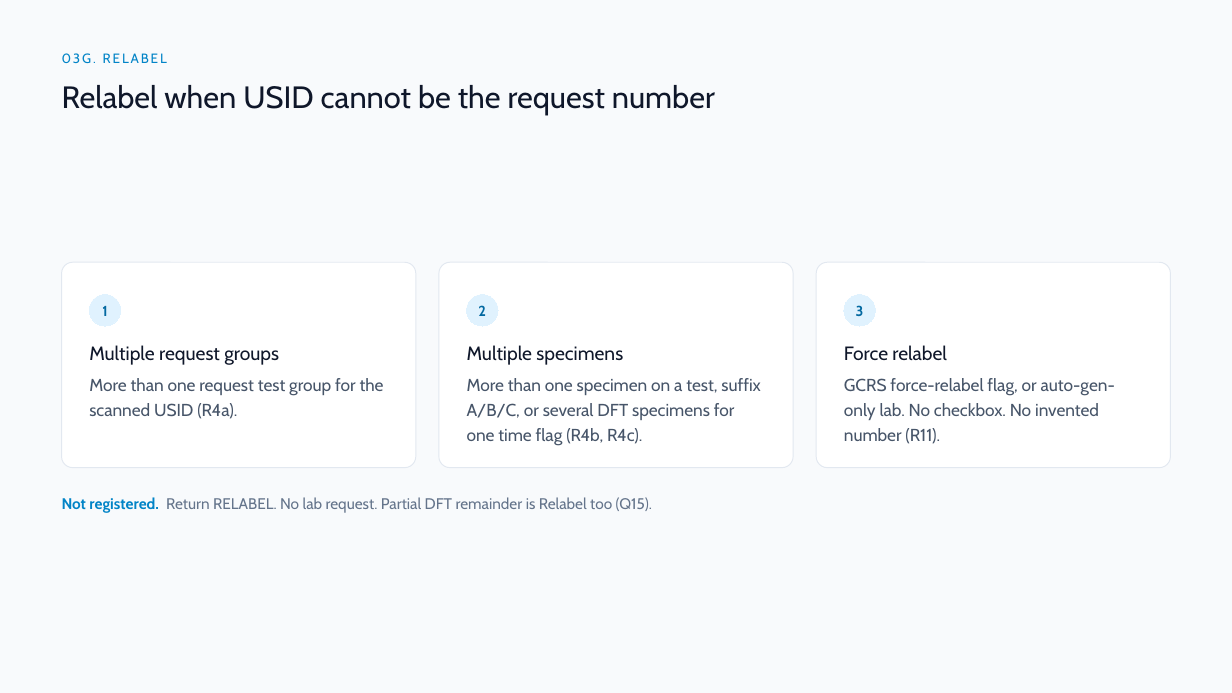
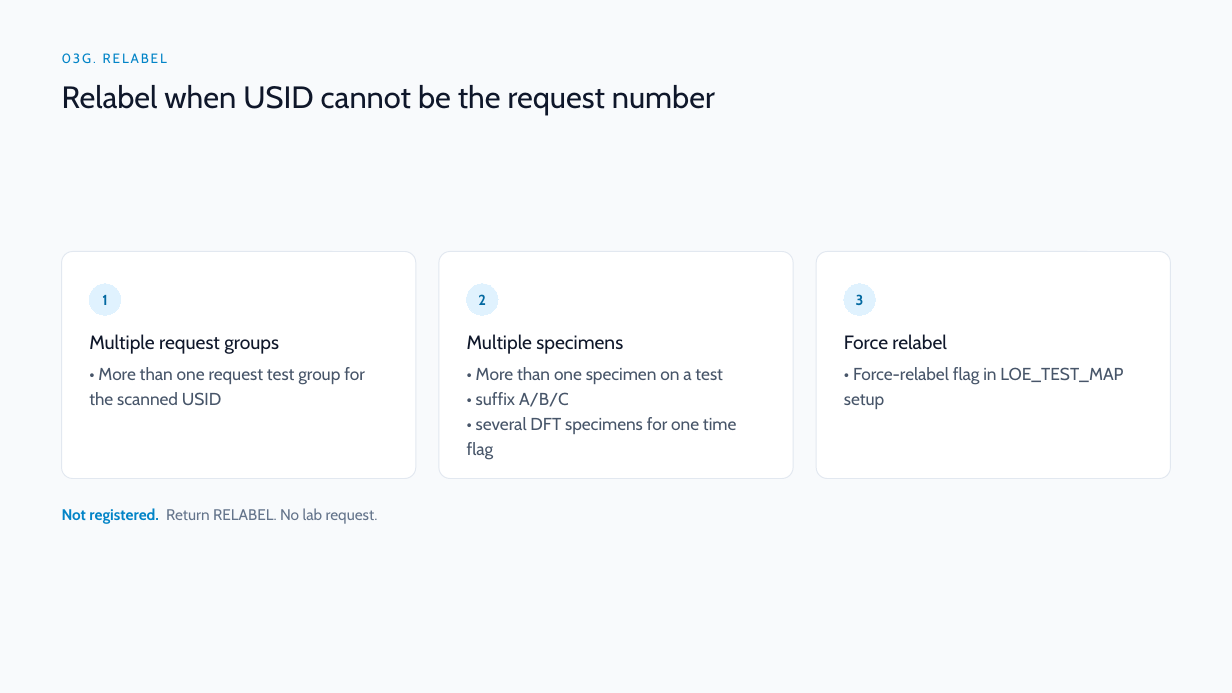
Before and after one commit to DragonChong/HA-Notes, a slide deck: slide 12 of SDLC/Projects/TMP-specimen-sorter-api — Specimen Sorter API/assets/Specimen Sorter API v3.pptx. Drawn at 1232x693 pixels with LibreOffice and Linux fonts; fonts in the diff are those of the drawing. Boxes give left, top, right and bottom in pixels: in the first picture for what was removed or moved away, otherwise in the second. Text is boxed around its words. In the diff, an @@ line names an element or a change of style, - is before the commit and + after.

```diff
--- a/SDLC/Projects/TMP-specimen-sorter-api — Specimen Sorter API/assets/Specimen Sorter API v3.pptx
+++ b/SDLC/Projects/TMP-specimen-sorter-api — Specimen Sorter API/assets/Specimen Sorter API v3.pptx
@@ rounded rectangle: place and size @@
-rounded rectangle at (62,262,416,468)
+rounded rectangle at (62,251,416,479)
@@ rounded rectangle: place and size @@
-rounded rectangle at (439,262,793,468)
+rounded rectangle at (439,251,793,479)
@@ proportions changed in 3 elements at (62,251,416,479), (439,251,793,479), (816,251,1170,479) @@
@@ rounded rectangle: place and size @@
-rounded rectangle at (816,262,1170,468)
+rounded rectangle at (816,251,1170,479)
@@ 3 ellipses, 3 texts: place and size @@
-3 ellipses, 3 texts at (89,295,947,365)
+3 ellipses, 3 texts at (89,284,947,354)
@@ text at (89,367,365,405): text changed @@
-More than one request test group for the scanned USID (R4a).
+• More than one request test group for the scanned USID
@@ text at (467,367,736,460): text changed @@
-More than one specimen on a test, suffix A/B/C, or several DFT specimens for one time flag (R4b, R4c).
+• More than one specimen on a test
+• suffix A/B/C
+• several DFT specimens for one time flag
@@ text at (844,367,1123,409): text changed @@
-GCRS force-relabel flag, or auto-gen-only lab. No checkbox. No invented number (R11).
+• Force-relabel flag in LOE_TEST_MAP setup
@@ text at (62,508,378,524): text changed @@
-Not registered. Return RELABEL. No lab request. Partial DFT remainder is Relabel too (Q15).
+Not registered. Return RELABEL. No lab request.
```
Also in this commit, not shown: 6 other slides changed, 2 other files.
